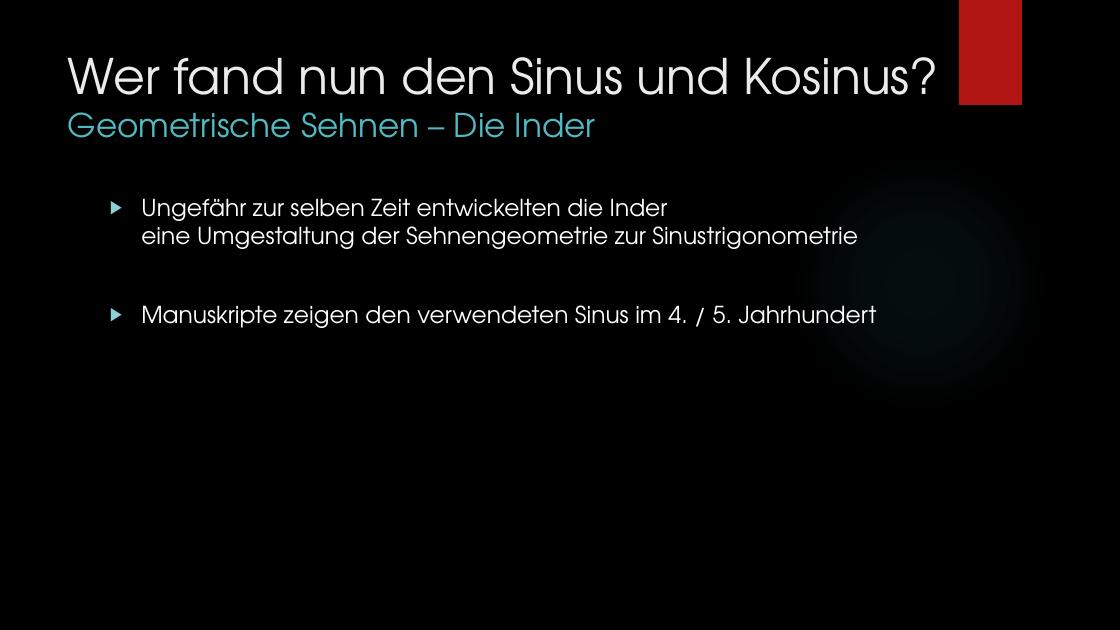
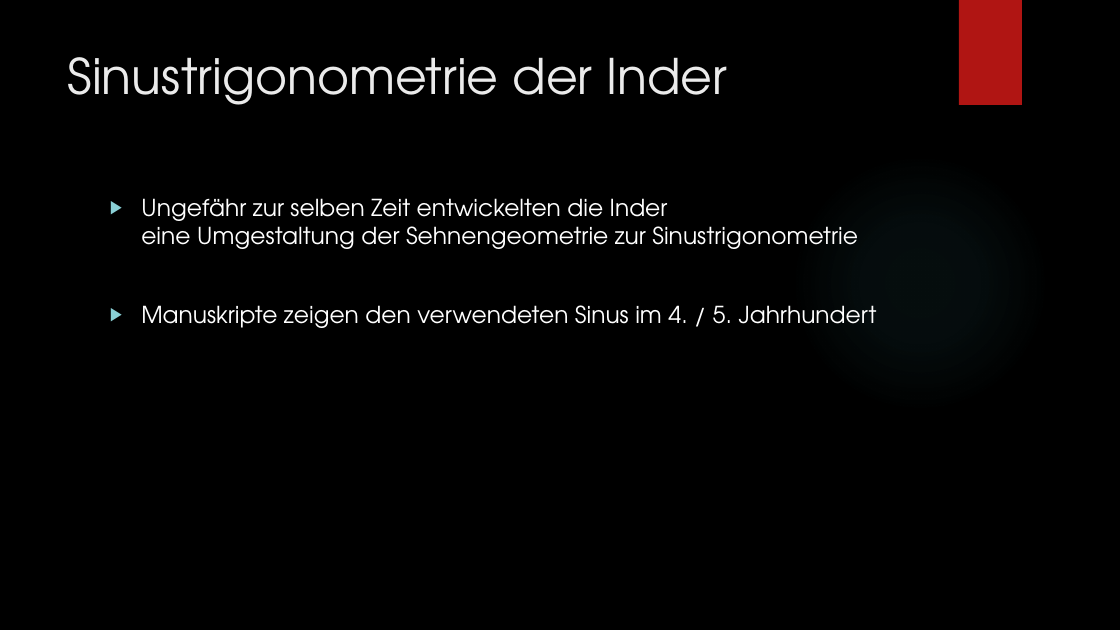
Before and after one commit to ProofTyler/hs, a slide deck: slide 8 of material/Sinus und Kosinus.pptx (slide 9 before the commit). Drawn at 1120x630 pixels with LibreOffice and Linux fonts; fonts in the diff are those of the drawing; background and template pictures are left out. Boxes give left, top, right and bottom in pixels: in the first picture for what was removed or moved away, otherwise in the second. Text is boxed around its words. In the diff, an @@ line names an element or a change of style, - is before the commit and + after.

```diff
--- a/material/Sinus und Kosinus.pptx
+++ b/material/Sinus und Kosinus.pptx
@@ title at (68, 57, 727, 105): text changed @@
-Wer fand nun den Sinus und Kosinus?
-Geometrische Sehnen – Die Inder
+Sinustrigonometrie der Inder
```
Also in this commit, not shown: 4 other slides changed, 1 slide added, 1 slide removed.
